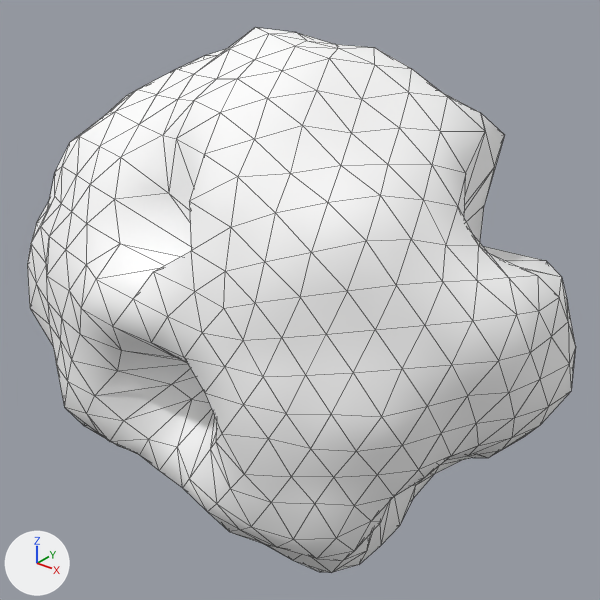
An edit to the glTF model assets/asteroids/asteroid_med_17.glb, drawn before and after from the same camera.
Before and after are seen from a 50 mm lens placed at (1.516, -1.928, 1.253), pointed at (-0.027, 0.001, 0.056). Lighting does not change. The marker at lower left points along +X, +Y and +Z. The older version comes first. Mesh edges are drawn as thin lines. Vertices at exactly the same position are counted once.

Names of what the first picture shows: 'asteroid_med_17'.
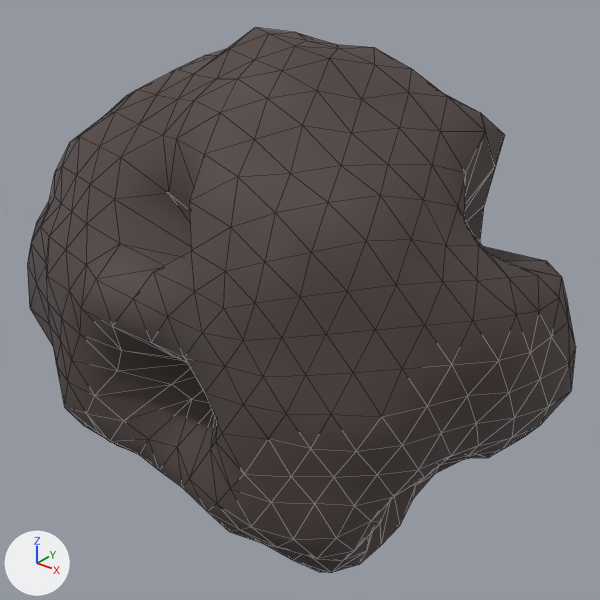
What differs and where, as boxes [x1, y1, x2, y2] in the pictures (600 x 600 px):
```json
{"object": "asteroid_med_17", "change": "recoloured", "before": [27, 27, 576, 573], "after": [27, 27, 576, 573], "on screen": "darker"}
```

Edits to the scene script, one JSON object a line:
```json
{"block": "mat_rock_asteroid_med_17", "where": "n0 = _N.new('ShaderNodeBsdfPrincipled'); n0.name = 'Principled BSDF'"}
{"op": "remove", "block": "mat_rock_asteroid_med_17", "code": "n0.inputs[0].default_value = (1.0, 1.0, 1.0, 1.0)  # 'Base Color', white #ffffff"}
{"op": "set", "path": "n0.inputs[1].default_value", "old": "0.0344", "new": "0.0416", "note": "'Metallic'"}
{"op": "set", "path": "n0.inputs[2].default_value", "old": "0.852", "new": "0.875", "note": "'Roughness'"}
{"op": "add", "block": "mat_rock_asteroid_med_17", "code": "n2 = _N.new('ShaderNodeVertexColor'); n2.name = 'Color Attribute'"}
{"op": "add", "block": "mat_rock_asteroid_med_17", "code": "_L.new(n2.outputs[0], n0.inputs[0])  # 'Color' to 'Base Color'"}
{"block": "me_icosphere", "where": "me_icosphere.from_pydata(...)  # 642 vertices, 1280 faces; spans x -0.93..0.86, y -0.7..0.72, z -0.74..0.9"}
{"block": "me_icosphere", "where": "# used by ob_asteroid_med_17; location = (0.0, 0.0, 0.0)"}
{"block": "me_icosphere", "change": "me_icosphere part 1: vertex colours changed"}
```
